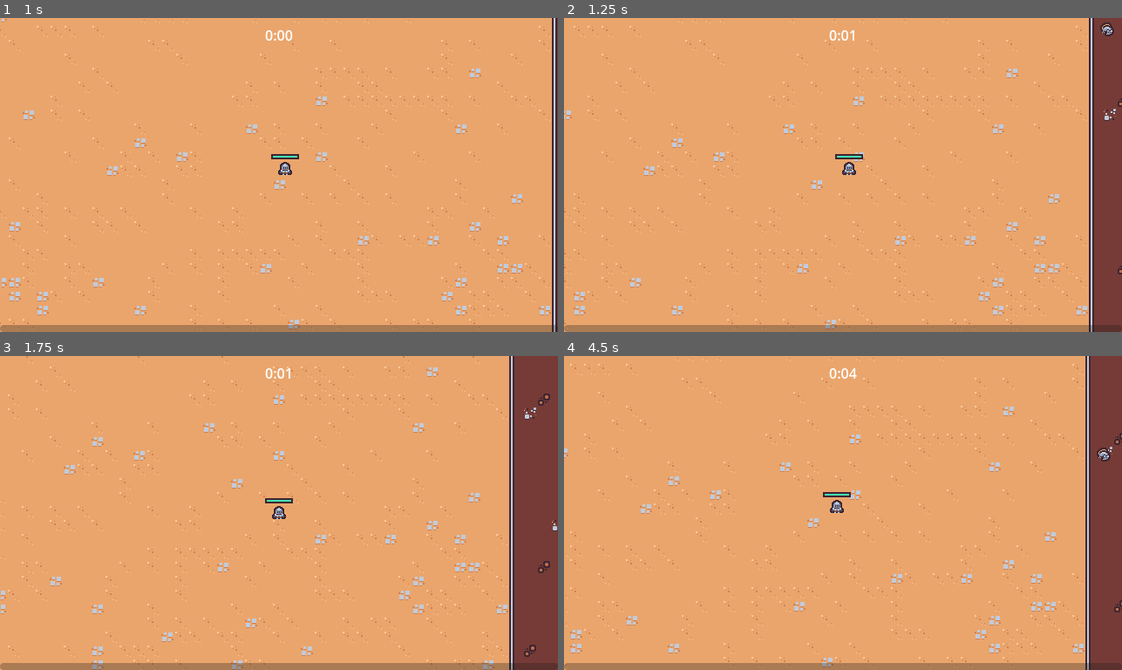
Above: before the commit, frames 1-4 (two rows, left to right).
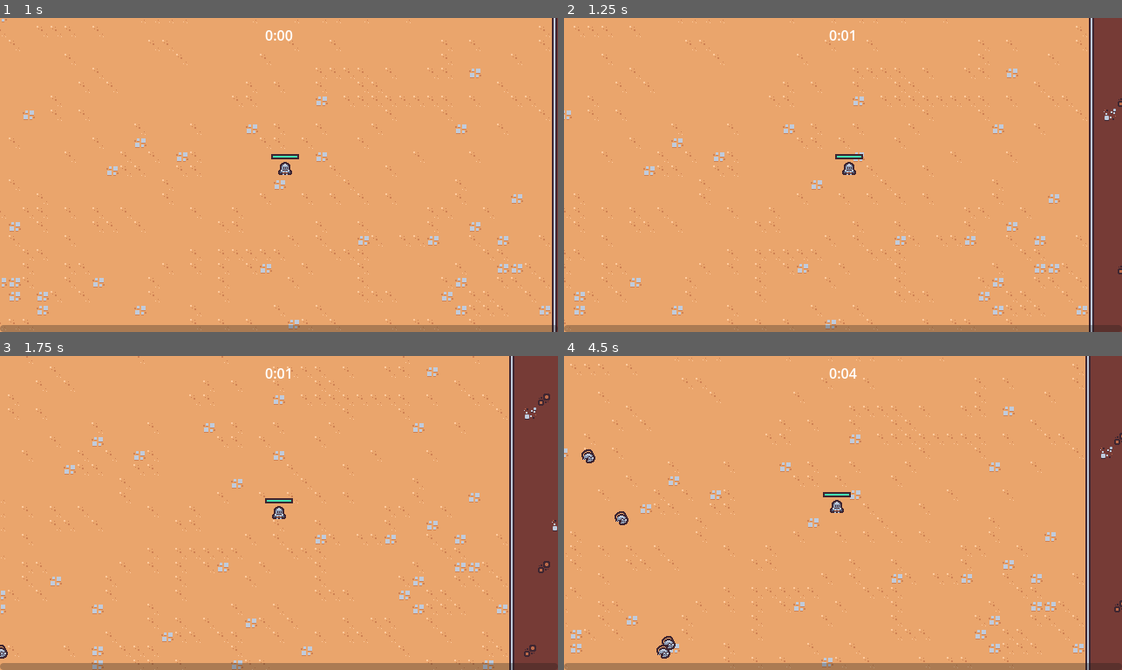
Above: after the commit, the same moments.

Repository: rafariossaa/godot_2d_survival_tutorial
Game: Godot game, scene res://scenes/main/main.tscn
The game is run twice, just before and just after one commit, with the same random seed, the same clock (stepped at 60 frames per second) and the same inputs.
Inputs (mouse positions are in pixels of both pictures, inside the frame that each line leads up to):
- Up to frame 1 (1 s): move the mouse to (401, 159) at 0.52 s; press the mouse at (401, 159) at 0.53 s; hold Right (move_right) from 0.53 s (still down)
- Up to frame 2 (1.25 s): keep holding Right (move_right)
- Up to frame 3 (1.75 s): move the mouse to (167, 528) at 1.27 s; release Right (move_right) at 1.28 s; release the mouse at (167, 528) at 1.28 s; hold Down (move_down) from 1.28 s (still down); click (167, 528) at 1.35 s
- Up to frame 4 (4.5 s): move the mouse to (898, 443) at 2.02 s; release Down (move_down) at 2.03 s; press the mouse at (898, 443) at 2.03 s; hold Right (move_right) 2.03-2.78 s; move the mouse to (815, 575) at 2.77 s; release the mouse at (815, 575) at 2.78 s; hold Up (move_up) 2.78-3.53 s; click (815, 575) at 2.85 s; move the mouse to (1010, 560) at 3.52 s; press the mouse at (1010, 560) at 3.53 s; hold Left (move_left) from 3.53 s (still down); move the mouse to (675, 465) at 4.27 s; release the mouse at (675, 465) at 4.28 s; click (675, 465) at 4.35 s

Frame 1 is identical in both runs. In frame 2, less than 0.1% of the frame differs, in the area x 96-99%, y 1-6%; in frame 3, less than 0.1%; in frame 4, 0.4%, in the area x 3-98%, y 29-97%.

Commit message:
Lesson 32- Preventing Invalid Spawning (create enemies in the arena)

Diff:
--- a/scenes/manager/enemy_manager.gd
+++ b/scenes/manager/enemy_manager.gd
@@ -14,6 +14,31 @@
 	timer.timeout.connect(on_timer_timeout)
 	arena_time_manager.arena_difficulty_increased.connect(on_arena_difficulty_increased)
 
+func get_spawn_position():
+	var player = get_tree().get_first_node_in_group("player")
+	if player == null:
+		return Vector2.ZERO
+
+	#Try 4 different directions (90 deg) where to spawn the enemy
+	var spawn_position = Vector2.ZERO
+	var random_direction = Vector2.RIGHT.rotated(randf_range(0, TAU))
+	for i in 4:
+		spawn_position = player.global_position + (random_direction * SPAWN_RADIUS)
+
+		#Ray cast check to check if there is a wall (layer_0 = 1) between the player position and the spawn position
+		var query_parameters = PhysicsRayQueryParameters2D.create(player.global_position, spawn_position, 1 << 0)
+		var result = get_tree().root.world_2d.direct_space_state.intersect_ray(query_parameters)
+
+		# we are clear
+		if result.is_empty():
+			break
+		else:
+			# If there is a wall then rotate 90 degs
+			random_direction = random_direction.rotated(deg_to_rad(90))
+
+	return spawn_position
+
+
 func on_timer_timeout():
 	# This will apply the next timeout setting
 	timer.start()
@@ -22,14 +47,12 @@
 	if player == null:
 		return
 
-	var random_direction = Vector2.RIGHT.rotated(randf_range(0, TAU))
-	var spawn_position = player.global_position + (random_direction * SPAWN_RADIUS)
 
 	var enemy = basic_enemy_scene.instantiate() as Node2D
 
 	var entities_layer = get_tree().get_first_node_in_group("entities_layer")
 	entities_layer.add_child(enemy)
-	enemy.global_position = spawn_position
+	enemy.global_position = get_spawn_position()
 
 
 func on_arena_difficulty_increased(arena_difficulty: int):
